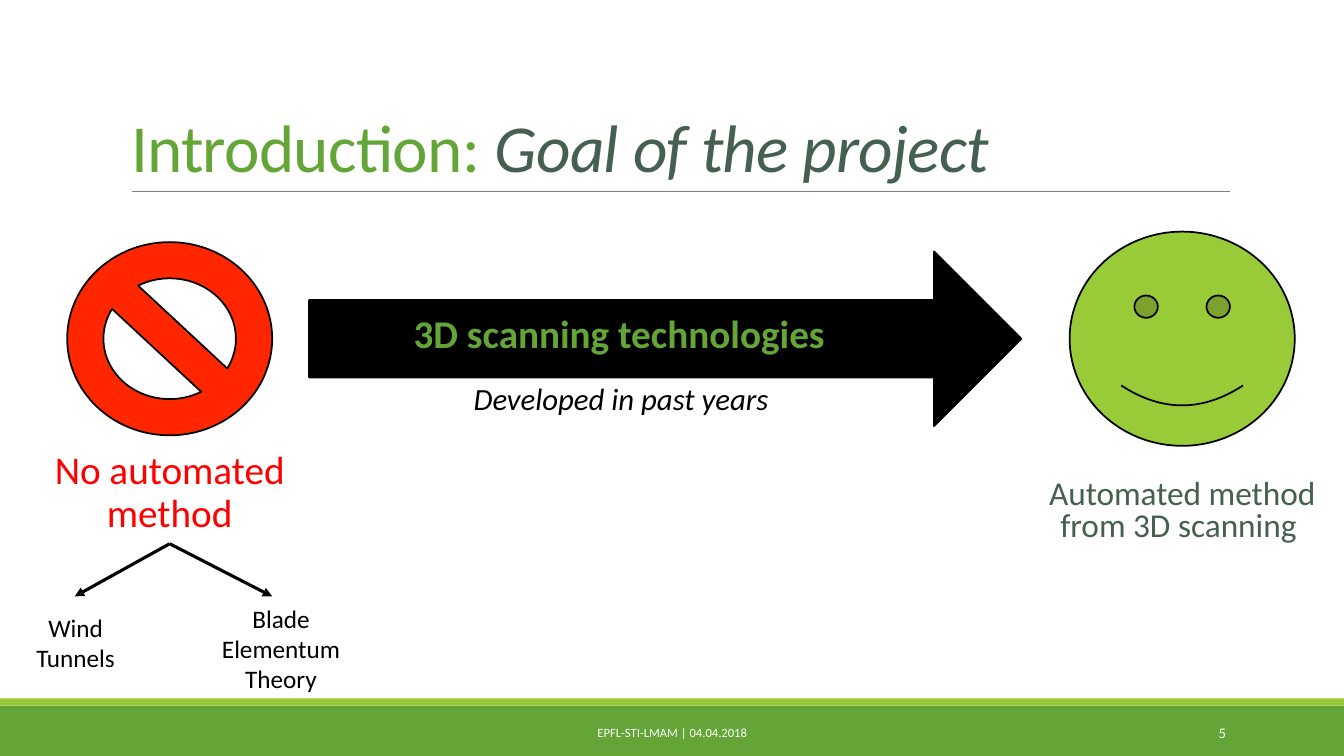
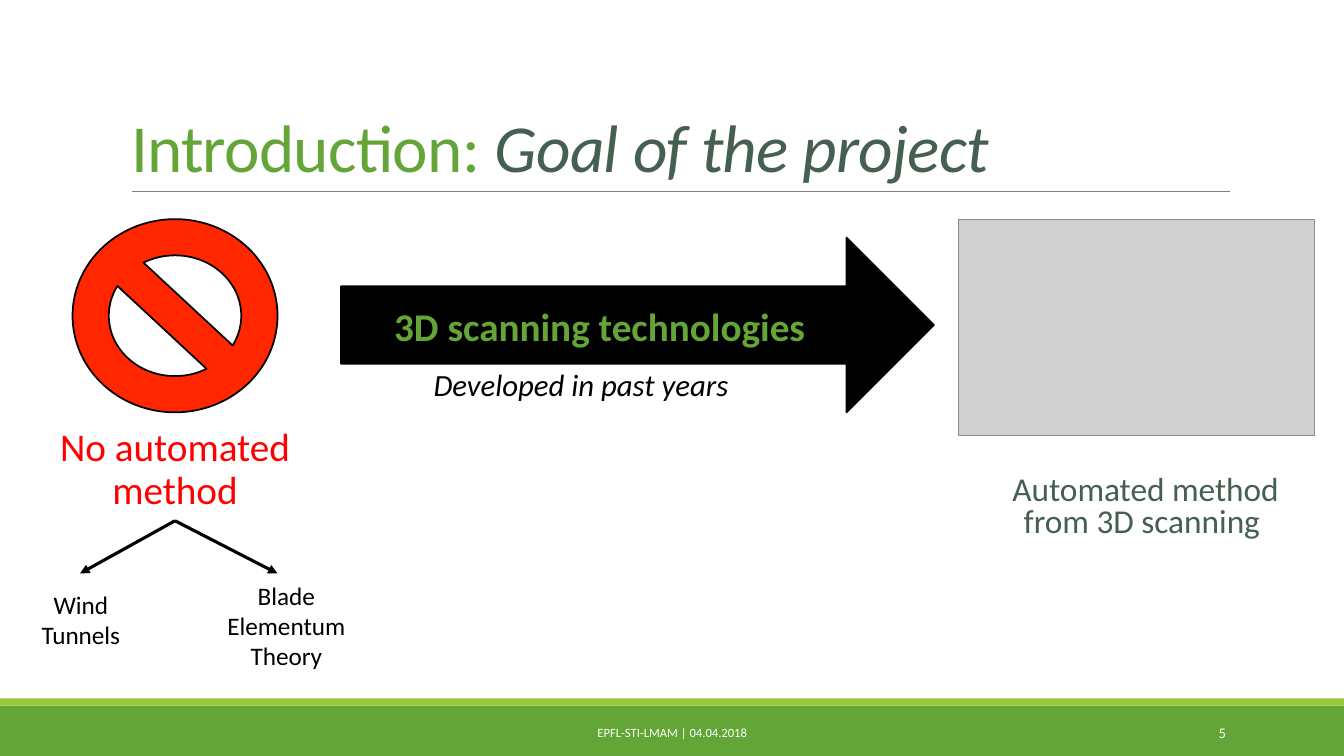
Before and after one commit to PaulineMauryL/PropellerProject, a slide deck: slide 5 of V2_midterm.pptx. Drawn at 1344x756 pixels with LibreOffice and Linux fonts; fonts in the diff are those of the drawing; grey boxes stand for pictures. Boxes give left, top, right and bottom in pixels: in the first picture for what was removed or moved away, otherwise in the second. Text is boxed around its words. In the diff, an @@ line names an element or a change of style, - is before the commit and + after.

```diff
--- a/V2_midterm.pptx
+++ b/V2_midterm.pptx
@@ 2 texts, 1 no-entry sign: place and size @@
-2 texts, 1 no-entry sign at box(36, 242, 284, 668)
+2 texts, 1 no-entry sign at box(42, 219, 290, 645)
@@ right arrow: place and size @@
-right arrow at box(310, 251, 1022, 425)
+right arrow at box(341, 238, 934, 412)
@@ picture added at box(959, 219, 1315, 436) @@
@@ smiley face removed at box(1070, 232, 1295, 446) @@
@@ text "3D scanning technologies": place and size @@
-text "3D scanning technologies" at box(414, 320, 824, 355)
+text "3D scanning technologies" at box(394, 313, 805, 348)
@@ text "Developed in past years": place and size @@
-text "Developed in past years" at box(474, 388, 769, 415)
+text "Developed in past years" at box(434, 374, 729, 401)
@@ text "Automated method from 3D scanning": place and size @@
-text "Automated method from 3D scanning" at box(1049, 482, 1316, 543)
+text "Automated method from 3D scanning" at box(1012, 478, 1279, 539)
@@ 2 arrows, 1 text: place and size @@
-2 arrows, 1 text at box(75, 543, 340, 692)
+2 arrows, 1 text at box(80, 521, 345, 669)
```
Also in this commit, not shown: 3 other slides changed.
